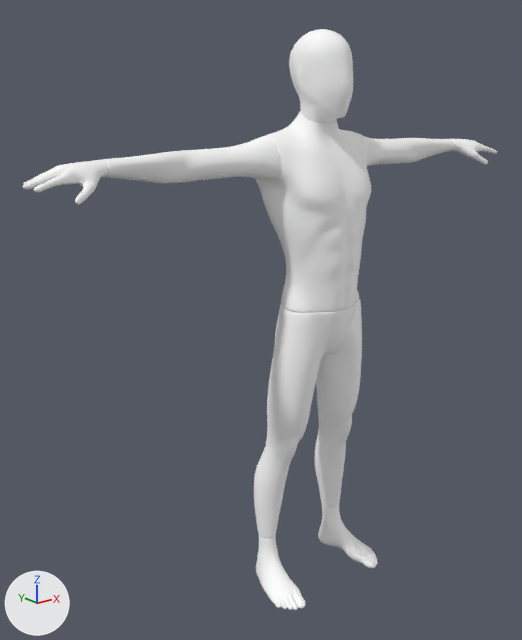
The glTF model models/plancha_frontal.glb, before and after one commit.
Before and after are seen from a camera (50 mm lens) standing at (-1.5, -1.612, 1.578) and looking at (-0.136, 0.093, 0.896). Every picture has the same lights, and +X, +Y and +Z are marked at lower left. Where no turn or scale is listed for an object, it has been applied to the vertices.

In view in the first picture: 'Ch36'.
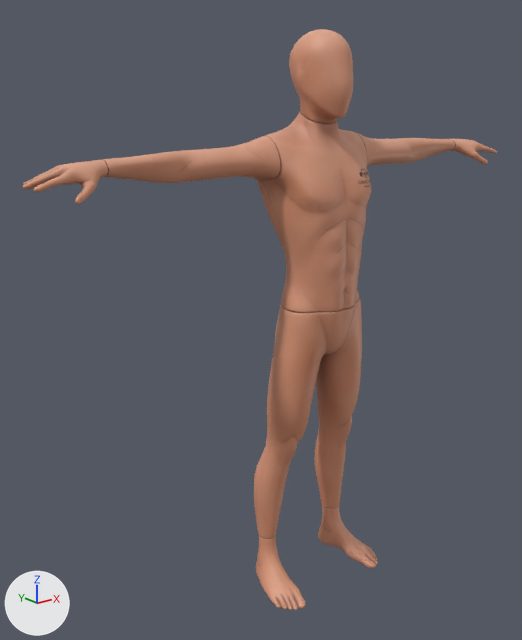
The newer file is also turned or shifted as a whole; pictures and numbers use the older file's frame.

Changed parts and their boxes (x1, y1, x2, y2) in the pictures (522 x 640 px):
'Ch36', surface changed (white to brown): (23, 29, 497, 610) in both

Edits to the bpy script that builds the scene:
```text
Add img_camilo_torso:
    img_camilo_torso = load_image('CAMILO TORSO', '_unpacked/CAMILO_TORSO', 1024, 1024, 'sRGB')
Change mat_monigote:
    remove mat_monigote.base_color = (1.0, 1.0, 1.0)  # white #ffffff
    add mat_monigote.texture = img_camilo_torso
```
